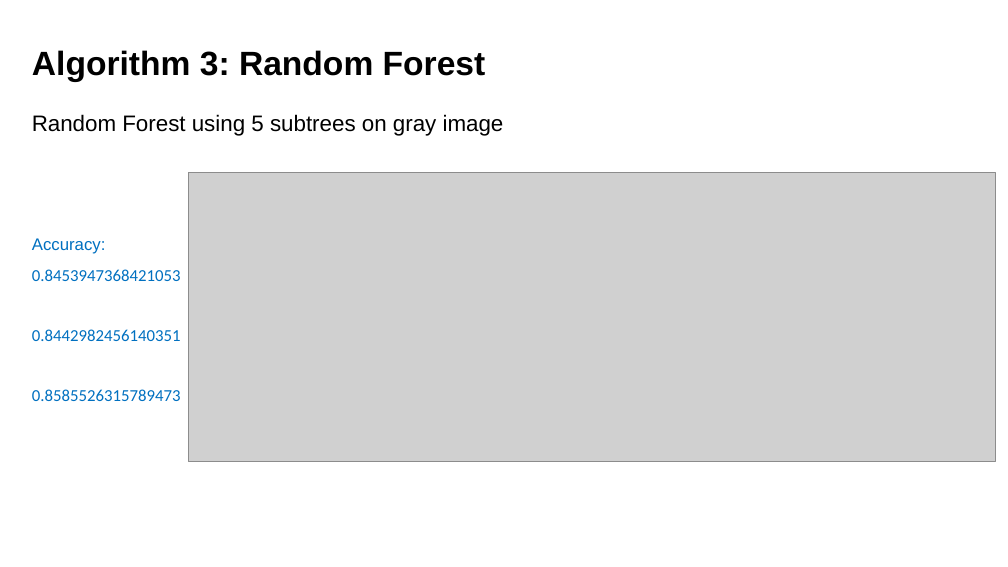
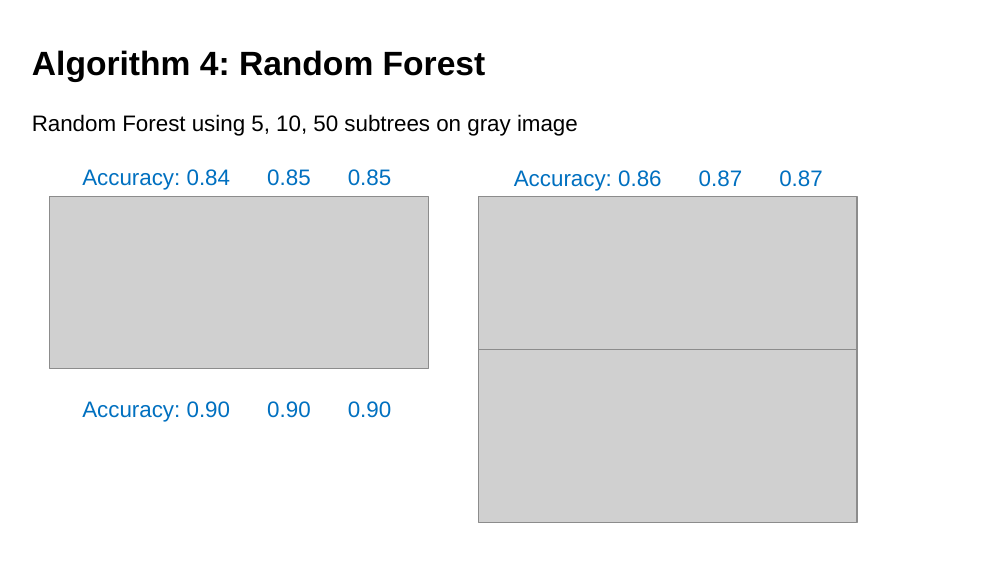
Before and after one commit to GuoJiaqi-1020/EE-475-ML-Final-Project, a slide deck: slide 12 of ML_Final_guojiaqi.pptx. Drawn at 1008x567 pixels with LibreOffice and Linux fonts; fonts in the diff are those of the drawing; grey boxes stand for pictures; background and template pictures are left out. Boxes give left, top, right and bottom in pixels: in the first picture for what was removed or moved away, otherwise in the second. Text is boxed around its words. In the diff, an @@ line names an element or a change of style, - is before the commit and + after.

```diff
--- a/ML_Final_guojiaqi.pptx
+++ b/ML_Final_guojiaqi.pptx
@@ text at [32,50,486,82]: text changed @@
-Algorithm 3: Random Forest
+Algorithm 4: Random Forest
@@ text at [32,114,578,136]: text changed @@
-Random Forest using 5 subtrees on gray image
+Random Forest using 5, 10, 50 subtrees on gray image
@@ text at [82,169,391,190]: text changed; size 12 to 16 pt; font Calibri to Arial @@
-Accuracy: 0.8453947368421053 0.8442982456140351 0.8585526315789473
+Accuracy: 0.84 0.85 0.85
@@ picture removed at [188,172,996,462] @@
@@ text added at [514,170,822,191], 16 pt, text #0070C0 @@
+Accuracy: 0.86 0.87 0.87
@@ picture added at [49,197,428,369] @@
@@ picture added at [478,197,857,369] @@
@@ picture added at [478,350,857,522] @@
@@ text added at [82,401,391,422], 16 pt, text #0070C0 @@
+Accuracy: 0.90 0.90 0.90
```
Also in this commit, not shown: 7 other slides changed, 2 slides added, 4 slides removed, 2 other files.
